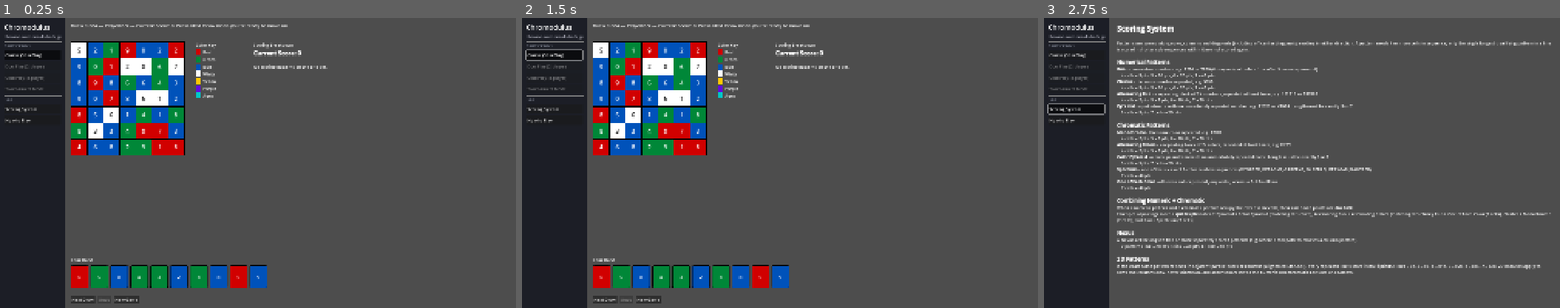
Above: before the commit, frames 1-3 (left to right).
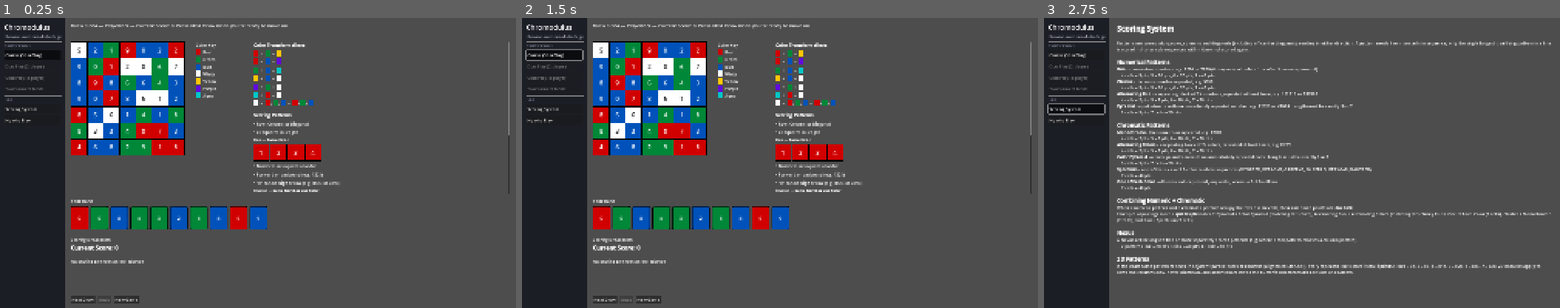
Above: after the commit, the same moments.

Repository: nadamcnada/chromodulus
Game: Godot game, scene res://scenes/Main.tscn
Two runs of this game, one before a commit and one after it. Both use one fixed random seed, a clock stepped at 60 frames per second and the inputs below.
Inputs:
- Up to frame 1 (0.25 s): no input
- Up to frame 2 (1.5 s): click "Classic (Solo Play)" at 0.5 s; click "Classic (Solo Play)" at 1.25 s
- Up to frame 3 (2.75 s): click "Scoring System" at 2 s

The runs differ from the first frame. In frame 1, 8.3% of the frame differs, in the area x 13-99%, y 8-94%; in frame 2, 8.3%; in frame 3, nothing differs.

Commit message:
Move Scoring Breakdown below hand; add visual rules reference panel
The Scoring Breakdown panel now sits in its own row below the hand
(above the action buttons) instead of as a column beside the grid, with
a fixed-height scroll area so it can't compete with the board for
vertical space.

Its old spot next to the grid is replaced with a reference panel built
from the same tile/swatch visuals used elsewhere in the game rather than
text:
- Color Transformations: each rule (Red+Green=Yellow, etc., including
  White+R/G/B=same) shown as color swatches instead of color names.
- Scoring Patterns: Run and Cluster each illustrated with a row of
  colored/numbered tiles (Red 1-2-3-4, Green 5x4), plus their rules as
  bullets.
- Nexus Cells: a 4x4 mockup with a row and an intersecting column of
  Yellow 5/6/7/8, sharing "6" as the Nexus cell, outlined in orange the
  same way live Nexus cells are on the real board.

Co-Authored-By: Claude Sonnet 5 <noreply@anthropic.com>
Claude-Session: https://claude.ai/code/session_01EmJQPRAF13311qStw37fYE

Diff:
--- a/scripts/ui/game_view.gd
+++ b/scripts/ui/game_view.gd
@@ -92,8 +92,8 @@
 	var legend := _build_legend()
 	mid.add_child(legend)
 
-	var score_panel := _build_score_panel()
-	mid.add_child(score_panel)
+	var reference_panel := _build_reference_panel()
+	mid.add_child(reference_panel)
 
 	var hand_panel := VBoxContainer.new()
 	hand_panel.add_theme_constant_override("separation", 8)
@@ -114,6 +114,9 @@
 	hand_row.add_theme_constant_override("separation", 8)
 	hand_scroll.add_child(hand_row)
 
+	var score_panel := _build_score_panel()
+	root.add_child(score_panel)
+
 	var controls := HBoxContainer.new()
 	controls.add_theme_constant_override("separation", 10)
 	root.add_child(controls)
@@ -147,8 +150,6 @@
 
 func _build_score_panel() -> Control:
 	var box := VBoxContainer.new()
-	box.custom_minimum_size = Vector2(320, 0)
-	box.size_flags_horizontal = Control.SIZE_EXPAND_FILL
 	box.add_theme_constant_override("separation", 4)
 
 	var title := Label.new()
@@ -157,7 +158,7 @@
 	box.add_child(title)
 
 	var scroll := ScrollContainer.new()
-	scroll.size_flags_vertical = Control.SIZE_EXPAND_FILL
+	scroll.custom_minimum_size = Vector2(0, 180)
 	scroll.horizontal_scroll_mode = ScrollContainer.SCROLL_MODE_DISABLED
 	box.add_child(scroll)
 
@@ -168,6 +169,168 @@
 	scroll.add_child(score_label)
 
 	return box
+
+
+# ---------------------------------------------------------------------------
+# Reference panel (color transformations + scoring pattern examples)
+# ---------------------------------------------------------------------------
+
+func _build_reference_panel() -> Control:
+	var outer := VBoxContainer.new()
+	outer.size_flags_horizontal = Control.SIZE_EXPAND_FILL
+	outer.custom_minimum_size = Vector2(380, 0)
+
+	var scroll := ScrollContainer.new()
+	scroll.size_flags_vertical = Control.SIZE_EXPAND_FILL
+	scroll.horizontal_scroll_mode = ScrollContainer.SCROLL_MODE_DISABLED
+	outer.add_child(scroll)
+
+	var content := VBoxContainer.new()
+	content.add_theme_constant_override("separation", 8)
+	content.size_flags_horizontal = Control.SIZE_EXPAND_FILL
+	scroll.add_child(content)
+
+	content.add_child(_rich_title("Color Transformations"))
+	var transforms: Array = [
+		[["R"], ["G"], ["Y"]],
+		[["R"], ["B"], ["P"]],
+		[["G"], ["B"], ["A"]],
+		[["Y"], ["B"], ["W"]],
+		[["P"], ["G"], ["W"]],
+		[["A"], ["R"], ["W"]],
+		[["W"], ["R", "G", "B"], ["R", "G", "B"]],
+	]
+	for spec in transforms:
+		content.add_child(_transform_row(spec[0], spec[1], spec[2]))
+
+	content.add_child(HSeparator.new())
+	content.add_child(_rich_title("Scoring Patterns"))
+	content.add_child(_bullet("Row, Column or Diagonal"))
+	content.add_child(_bullet("4+ squares in length"))
+
+	content.add_child(_rich_subtitle("Run — Same Color"))
+	content.add_child(_example_row([
+		{"color": "R", "number": 1}, {"color": "R", "number": 2},
+		{"color": "R", "number": 3}, {"color": "R", "number": 4},
+	]))
+	content.add_child(_bullet("Numbers in sequential order"))
+	content.add_child(_bullet("Forward or backward (e.g. 4321)"))
+	content.add_child(_bullet("\"0\" can be high or low (e.g. 0123 or 7890)"))
+
+	content.add_child(_rich_subtitle("Cluster — Same Number and Color"))
+	content.add_child(_example_row([
+		{"color": "G", "number": 5}, {"color": "G", "number": 5},
+		{"color": "G", "number": 5}, {"color": "G", "number": 5},
+	]))
+
+	content.add_child(_rich_subtitle("Nexus Cells"))
+	content.add_child(_bullet("Added points for squares that are part of 2+ patterns"))
+	content.add_child(_build_nexus_example())
+
+	return outer
+
+
+func _rich_title(t: String) -> RichTextLabel:
+	var l := RichTextLabel.new()
+	l.bbcode_enabled = true
+	l.fit_content = true
+	l.text = "[font_size=17][b]%s[/b][/font_size]" % t
+	return l
+
+
+func _rich_subtitle(t: String) -> RichTextLabel:
+	var l := RichTextLabel.new()
+	l.bbcode_enabled = true
+	l.fit_content = true
+	l.text = "[font_size=14][b]%s[/b][/font_size]" % t
+	return l
+
+
+func _bullet(t: String) -> Label:
+	var l := Label.new()
+	l.text = "• %s" % t
+	l.autowrap_mode = TextServer.AUTOWRAP_WORD_SMART
+	return l
+
+
+func _swatch(code: String) -> ColorRect:
+	var r := ColorRect.new()
+	r.custom_minimum_size = Vector2(18, 18)
+	r.color = ColorRules.rgb(code)
+	return r
+
+
+func _swatch_group(codes: Array) -> Control:
+	var row := HBoxContainer.new()
+	row.add_theme_constant_override("separation", 2)
+	for i in range(codes.size()):
+		if i > 0:
+			var slash := Label.new()
+			slash.text = "/"
+			row.add_child(slash)
+		row.add_child(_swatch(codes[i]))
+	return row
+
+
+func _transform_row(existing: Array, added: Array, result: Array) -> Control:
+	var row := HBoxContainer.new()
+	row.add_theme_constant_override("separation", 8)
+	row.add_child(_swatch_group(existing))
+	row.add_child(_op_label("+"))
+	row.add_child(_swatch_group(added))
+	row.add_child(_op_label("="))
+	row.add_child(_swatch_group(result))
+	return row
+
+
+func _op_label(t: String) -> Label:
+	var l := Label.new()
+	l.text = t
+	return l
+
+
+## A row of small, non-interactive CellView tiles used to illustrate a pattern.
+func _example_row(entries: Array) -> Control:
+	var row := HBoxContainer.new()
+	row.add_theme_constant_override("separation", 4)
+	for e in entries:
+		var cell := CellView.new()
+		row.add_child(cell)
+		cell.custom_minimum_size = Vector2(42, 42)
+		cell.set_data(e["color"], e["number"])
+		cell.disabled = true
+		cell.mouse_filter = Control.MOUSE_FILTER_IGNORE
+	return row
+
+
+## A 4x4 mockup: a row and an intersecting column of Yellow 5/6/7/8, with the
+## shared cell (6) outlined in orange as the Nexus.
+func _build_nexus_example() -> Control:
+	var grid := GridContainer.new()
+	grid.columns = 4
+	grid.add_theme_constant_override("h_separation", 2)
+	grid.add_theme_constant_override("v_separation", 2)
+
+	var sequence: Array = [5, 6, 7, 8]
+	for r in range(4):
+		for c in range(4):
+			var cell := CellView.new()
+			grid.add_child(cell)
+			cell.custom_minimum_size = Vector2(36, 36)
+			cell.disabled = true
+			cell.mouse_filter = Control.MOUSE_FILTER_IGNORE
+			var in_row: bool = r == 1
+			var in_col: bool = c == 1
+			if in_row and in_col:
+				cell.set_data("Y", sequence[1], true)
+			elif in_row:
+				cell.set_data("Y", sequence[c])
+			elif in_col:
+				cell.set_data("Y", sequence[r])
+			else:
+				cell.set_data("W", 0)
+				cell.text = ""
+	return grid
 
 
 func _build_legend() -> Control:
